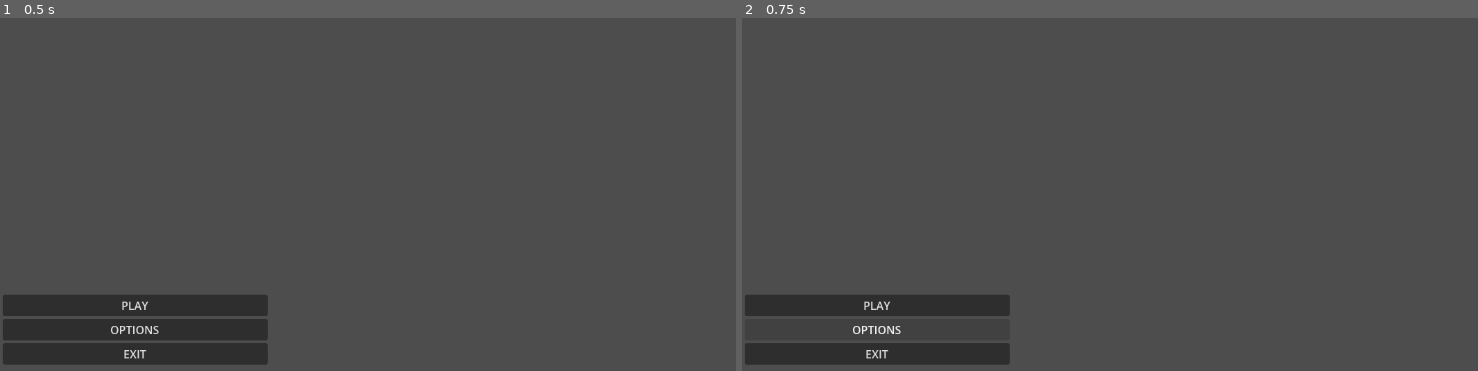
Above: before the commit, frames 1-2 (left to right).
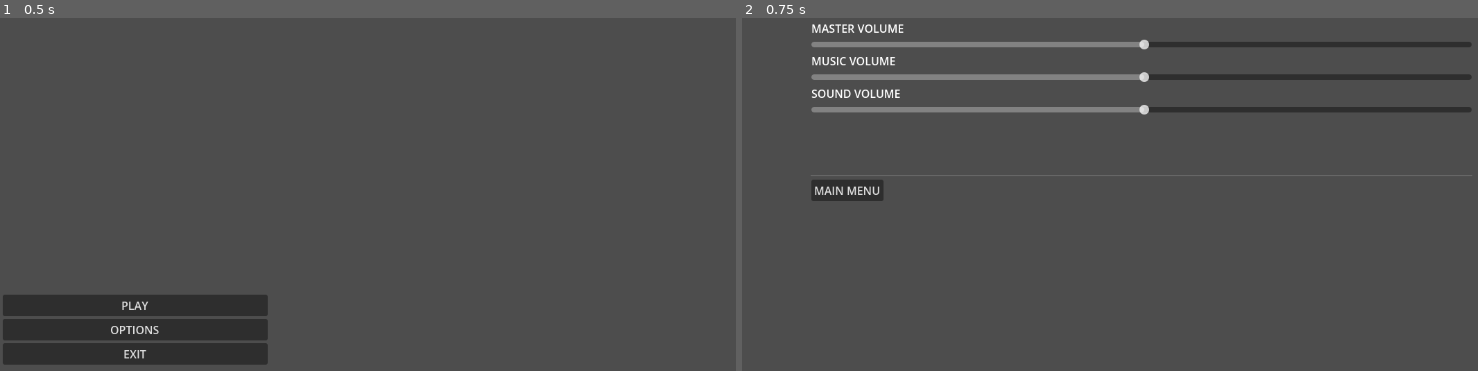
Above: after the commit, the same moments.

Repository: Wendfrey/minijam_210_astral
Game: Godot game, scene res://Scenes/MainMenu.tscn
Two runs of this game, one before a commit and one after it. Both use one fixed random seed, a clock stepped at 60 frames per second and the inputs below.
Inputs:
- Up to frame 1 (0.5 s): no input
- Up to frame 2 (0.75 s): click "OPTIONS" at 0.5 s

Frame 1 is identical in both runs. In frame 2, 9.6% of the frame differs, in the area x 0-100%, y 1-99%.

Commit message:
Options funcionales

Diff:
--- a/minijam-210-astral/Scenes/MainMenu.tscn
+++ b/minijam-210-astral/Scenes/MainMenu.tscn
@@ -1,21 +1,39 @@
 [gd_scene format=3 uid="uid://dpfqty7vlkf04"]
 
-[node name="Node2D" type="Node2D" unique_id=672581027]
+[ext_resource type="Script" uid="uid://d4jxulb5t1log" path="res://Scenes/main_menu.gd" id="1_tt5f1"]
 
-[node name="VBoxContainer" type="VBoxContainer" parent="." unique_id=1532188806]
-offset_left = 4.0
-offset_top = 496.0
-offset_right = 386.0
-offset_bottom = 646.0
+[node name="MainMenu" type="Control" unique_id=1083052408]
+layout_mode = 3
+anchors_preset = 15
+anchor_right = 1.0
+anchor_bottom = 1.0
+grow_horizontal = 2
+grow_vertical = 2
+script = ExtResource("1_tt5f1")
 
-[node name="Button" type="Button" parent="VBoxContainer" unique_id=1711372382]
+[node name="VBoxContainer" type="VBoxContainer" parent="." unique_id=2102872340]
+layout_mode = 1
+anchors_preset = -1
+anchor_left = 0.003
+anchor_top = 0.76500005
+anchor_right = 0.335
+anchor_bottom = 1.0
+offset_left = 0.5439999
+offset_top = 0.27996826
+offset_right = 0.07998657
+offset_bottom = -2.0
+
+[node name="BTN_Play" type="Button" parent="VBoxContainer" unique_id=863594332]
 layout_mode = 2
 text = "PLAY"
 
-[node name="Button2" type="Button" parent="VBoxContainer" unique_id=1514538714]
+[node name="BTN_Options" type="Button" parent="VBoxContainer" unique_id=80513302]
 layout_mode = 2
 text = "OPTIONS"
 
-[node name="Button3" type="Button" parent="VBoxContainer" unique_id=1815757495]
+[node name="BTN_Exit" type="Button" parent="VBoxContainer" unique_id=529719205]
 layout_mode = 2
 text = "EXIT"
+
+[connection signal="pressed" from="VBoxContainer/BTN_Options" to="." method="_on_btn_options_pressed"]
+[connection signal="pressed" from="VBoxContainer/BTN_Exit" to="." method="_on_btn_exit_pressed"]
--- /dev/null
+++ b/minijam-210-astral/Scenes/OptionsScreen.tscn
@@ -0,0 +1,86 @@
+[gd_scene format=3 uid="uid://d2qcytqjqpvj7"]
+
+[ext_resource type="Script" uid="uid://bka7s4xolh1uo" path="res://Scenes/options_screen.gd" id="1_iyeq7"]
+[ext_resource type="Script" uid="uid://ciew7sn4ht2qj" path="res://Scenes/master_sound.gd" id="1_shmdw"]
+
+[node name="OptionsScreen" type="Control" unique_id=1146029527]
+layout_mode = 3
+anchors_preset = 15
+anchor_right = 1.0
+anchor_bottom = 1.0
+grow_horizontal = 2
+grow_vertical = 2
+script = ExtResource("1_iyeq7")
+
+[node name="MarginContainer" type="MarginContainer" parent="." unique_id=1943432316]
+layout_mode = 1
+anchors_preset = 15
+anchor_right = 1.0
+anchor_bottom = 1.0
+grow_horizontal = 2
+grow_vertical = 2
+theme_override_constants/margin_left = 100
+theme_override_constants/margin_top = 100
+theme_override_constants/margin_right = 100
+theme_override_constants/margin_bottom = 100
+
+[node name="VBoxContainer" type="VBoxContainer" parent="MarginContainer" unique_id=1410196266]
+layout_mode = 2
+
+[node name="LBL_Vol_Master" type="Label" parent="MarginContainer/VBoxContainer" unique_id=845637629]
+layout_mode = 2
+text = "MASTER VOLUME"
+
+[node name="SLD_Vol_Master" type="HSlider" parent="MarginContainer/VBoxContainer" unique_id=556517452]
+layout_mode = 2
+max_value = 1.0
+step = 0.001
+value = 0.05
+script = ExtResource("1_shmdw")
+bus_name = "Master"
+
+[node name="LBL_Vol_Music" type="Label" parent="MarginContainer/VBoxContainer" unique_id=1235069583]
+layout_mode = 2
+text = "MUSIC VOLUME"
+
+[node name="SLD_Vol_Music" type="HSlider" parent="MarginContainer/VBoxContainer" unique_id=1843517528]
+layout_mode = 2
+max_value = 1.0
+step = 0.001
+value = 0.05
+script = ExtResource("1_shmdw")
+bus_name = "Music"
+
+[node name="LBL_Vol_SFX" type="Label" parent="MarginContainer/VBoxContainer" unique_id=1493556026]
+layout_mode = 2
+text = "SOUND VOLUME"
+
+[node name="SLD_Vol_SFX" type="HSlider" parent="MarginContainer/VBoxContainer" unique_id=2046251773]
+layout_mode = 2
+max_value = 1.0
+step = 0.001
+value = 0.05
+script = ExtResource("1_shmdw")
+bus_name = "SFX"
+
+[node name="HSeparator" type="HSeparator" parent="MarginContainer" unique_id=136943242]
+layout_mode = 2
+
+[node name="MarginContainer" type="MarginContainer" parent="MarginContainer/HSeparator" unique_id=805649016]
+layout_mode = 1
+anchors_preset = 14
+anchor_top = 0.5
+anchor_right = 1.0
+anchor_bottom = 0.5
+offset_top = -4.0
+offset_bottom = 37.0
+grow_horizontal = 2
+grow_vertical = 2
+
+[node name="BTN_MainMenu" type="Button" parent="MarginContainer/HSeparator/MarginContainer" unique_id=258726502]
+layout_mode = 2
+size_flags_horizontal = 0
+size_flags_vertical = 8
+text = "MAIN MENU"
+
+[connection signal="pressed" from="MarginContainer/HSeparator/MarginContainer/BTN_MainMenu" to="." method="_on_btn_main_menu_pressed"]
--- /dev/null
+++ b/minijam-210-astral/Scenes/main_menu.gd
@@ -0,0 +1,9 @@
+extends Control
+
+
+func _on_btn_exit_pressed() -> void:
+	get_tree().quit()
+
+
+func _on_btn_options_pressed() -> void:
+	get_tree().change_scene_to_file("res://Scenes/OptionsScreen.tscn")
--- /dev/null
+++ b/minijam-210-astral/Scenes/master_sound.gd
@@ -0,0 +1,18 @@
+extends HSlider
+
+@export var bus_name:String
+var bus_index:int
+
+
+func _ready() -> void:
+	bus_index = AudioServer.get_bus_index(bus_name)
+
+	value = db_to_linear(AudioServer.get_bus_volume_db(bus_index))
+	value_changed.connect(_on_value_changed)
+
+func _on_value_changed(value:float)-> void:
+	AudioServer.set_bus_volume_db(bus_index,linear_to_db(value))
+
+# Called every frame. 'delta' is the elapsed time since the previous frame.
+func _process(delta: float) -> void:
+	pass
--- /dev/null
+++ b/minijam-210-astral/Scenes/options_screen.gd
@@ -0,0 +1,6 @@
+extends Control
+
+
+func _on_btn_main_menu_pressed() -> void:
+	get_tree().paused = false
+	get_tree().change_scene_to_file("res://Scenes/MainMenu.tscn")
--- a/minijam-210-astral/default_bus_layout.tres
+++ b/minijam-210-astral/default_bus_layout.tres
@@ -1,15 +1,16 @@
 [gd_resource type="AudioBusLayout" format=3 uid="uid://c7ef4st4krpli"]
 
 [resource]
+bus/0/volume_db = -5.9307528
 bus/1/name = &"Music"
 bus/1/solo = false
 bus/1/mute = false
 bus/1/bypass_fx = false
-bus/1/volume_db = 0.0
+bus/1/volume_db = -5.9342504
 bus/1/send = &"Master"
 bus/2/name = &"SFX"
 bus/2/solo = false
 bus/2/mute = false
 bus/2/bypass_fx = false
-bus/2/volume_db = 0.0
+bus/2/volume_db = -5.9342504
 bus/2/send = &"Master"
Not shown, added: minijam-210-astral/Scenes/main_menu.gd.uid
Not shown, added: minijam-210-astral/Scenes/master_sound.gd.uid
Not shown, added: minijam-210-astral/Scenes/options_screen.gd.uid
